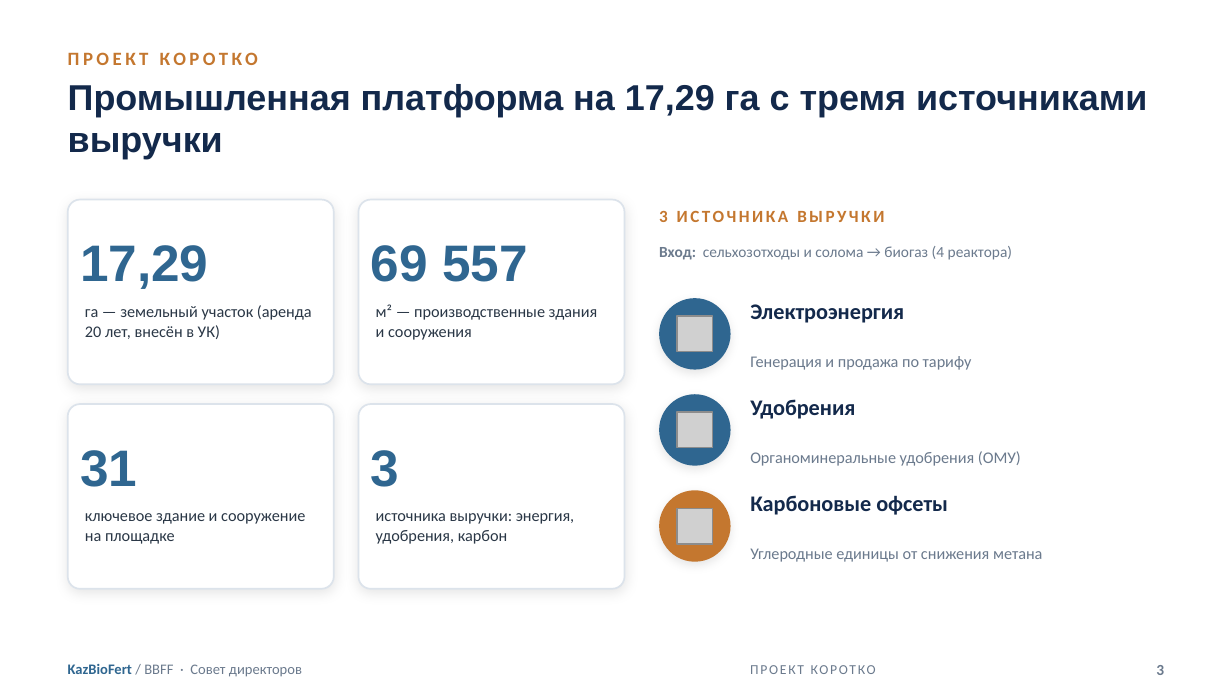
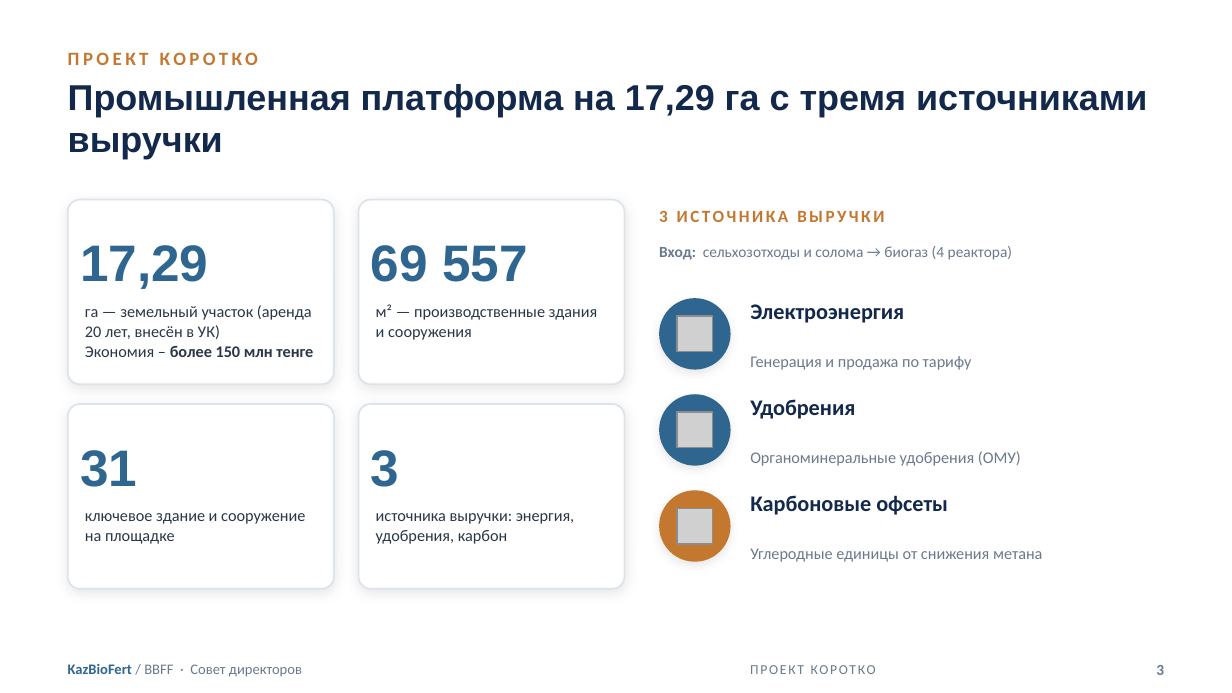
Before and after one commit to aoobakirov/board-presentation, a slide deck: slide 3 of KazBioFert_Board_Presentation_FINAL_20260709.pptx. Drawn at 1232x693 pixels with LibreOffice and Linux fonts; fonts in the diff are those of the drawing; grey boxes stand for pictures. Boxes give left, top, right and bottom in pixels: in the first picture for what was removed or moved away, otherwise in the second. Text is boxed around its words. In the diff, an @@ line names an element or a change of style, - is before the commit and + after.

```diff
--- a/KazBioFert_Board_Presentation_FINAL_20260709.pptx
+++ b/KazBioFert_Board_Presentation_FINAL_20260709.pptx
@@ text at [85, 346, 313, 357]: paragraph added @@
+Экономия – более 150 млн тенге
```
Also in this commit, not shown: 12 other slides changed, 3 other files.
